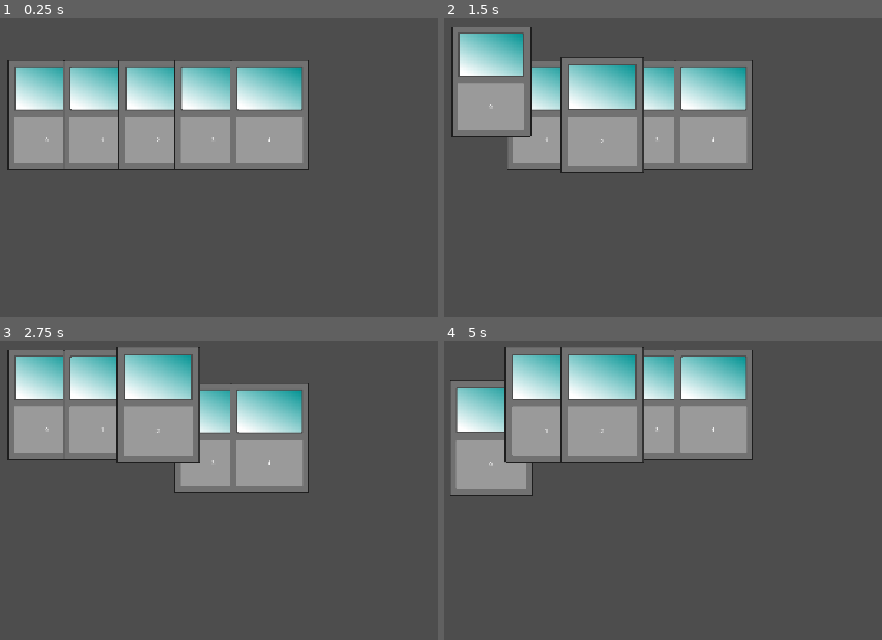
Above: before the commit, frames 1-4 (two rows, left to right).
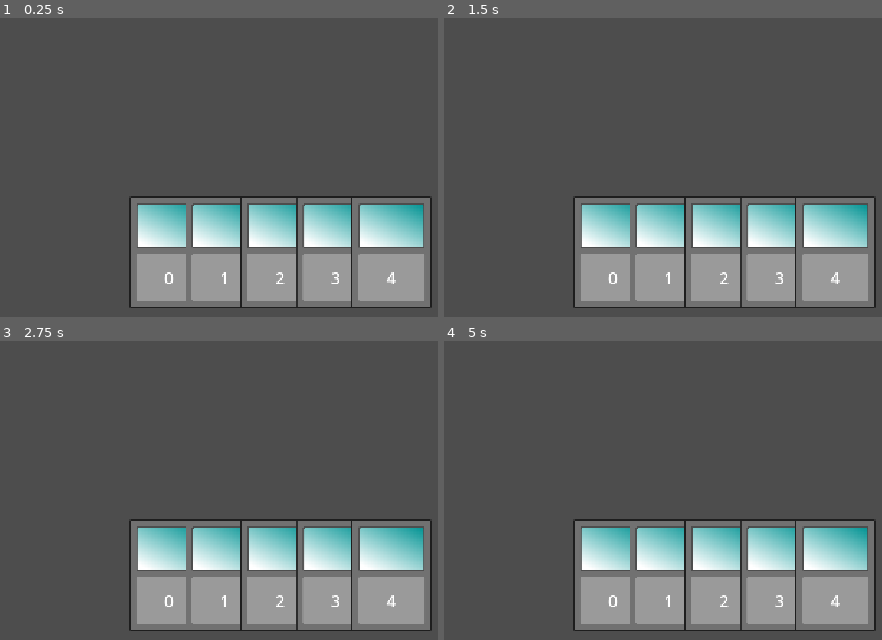
Above: after the commit, the same moments.

Repository: dompetriella/card_engine
Game: Godot game, scene res://scenes/root.tscn
The game is run twice, just before and just after one commit, with the same random seed, the same clock (stepped at 60 frames per second) and the same inputs.
Inputs (mouse positions are in pixels of both pictures, inside the frame that each line leads up to):
- Up to frame 1 (0.25 s): no input
- Up to frame 2 (1.5 s): tap Enter at 0.5 s; drag from (492, 113) to (711, 113) at 0.52 s; drag from (544, 113) to (684, 206) at 1.27 s
- Up to frame 3 (2.75 s): move the mouse to (157, 436) at 2.02 s; click (157, 436) at 2.17 s
- Up to frame 4 (5 s): tap Space at 2.75 s; drag from (658, 436) to (483, 370) at 2.77 s; drag from (711, 436) to (763, 439) at 3.52 s; drag from (483, 370) to (outside the picture) at 4.27 s

The runs differ from the first frame. In frame 1, 49% of the frame differs, in the area x 1-99%, y 14-97%; in frame 2, 51%; in frame 3, 50%; in frame 4, 51%, in the area x 1-99%, y 2-97%.

Commit message:
scaled and fixed dragging

Diff:
--- a/project.godot
+++ b/project.godot
@@ -28,6 +28,8 @@
 
 [display]
 
+window/size/mode=2
+window/size/resizable=false
 window/stretch/mode="canvas_items"
 
 [global_group]
--- a/scenes/card/card_node.tscn
+++ b/scenes/card/card_node.tscn
@@ -36,6 +36,7 @@
 offset_top = 8.0
 offset_right = 92.0
 offset_bottom = 137.0
+theme_override_font_sizes/font_size = 48
 horizontal_alignment = 1
 vertical_alignment = 1
 
--- a/scenes/root.tscn
+++ b/scenes/root.tscn
@@ -7,4 +7,16 @@
 [node name="World" type="Node2D" parent="."]
 
 [node name="CardManager" type="Node2D" parent="World" groups=["CardManager"]]
+unique_name_in_owner = true
 script = ExtResource("1_j5px3")
+
+[node name="CanvasLayer" type="CanvasLayer" parent="."]
+
+[node name="Control" type="Control" parent="CanvasLayer"]
+layout_mode = 3
+anchors_preset = 15
+anchor_right = 1.0
+anchor_bottom = 1.0
+grow_horizontal = 2
+grow_vertical = 2
+mouse_filter = 1
--- a/scripts/card_manager.gd
+++ b/scripts/card_manager.gd
@@ -1,13 +1,17 @@
 extends Node2D
 class_name CardManager
+
+const VIEWPORT_HEIGHT = 648;
+const VIEWPORT_WIDTH = 1152;
 
 const CARD_NODE: PackedScene = preload("uid://biy8302fr2vdu");
 const CARD_WIDTH: float = 80;
 const HAND_Y_OFFSET_MARGIN: float = 128;
-const DEFAULT_CARD_SCALE: Vector2 = Vector2(0.5, 0.5);\
+const DEFAULT_CARD_SCALE: Vector2 = Vector2(0.5, 0.5);
 const DEFAULT_CARD_Z_INDEX: int = 1;
 const CARD_SELECTED_Z_INDEX: int = 99;
-const CARD_SELECTED_Y_OFFSET: float = -48;
+const CARD_DRAGGING_Z_INDEX: int = 999;
+const CARD_SELECTED_Y_OFFSET: float = -32;
 # in seconds
 const TIME_BEFORE_CARD_IS_DRAGGED: float = 0.5;
 
@@ -20,15 +24,15 @@
 var selected_cards: Array[CardNode];
 var player_hand: Array[CardNode] = [];
 
-
-
 func _ready() -> void:
-	draw_starting_hand()
+	draw_starting_hand();
 
 func _process(delta: float) -> void:
 	if (card_clicked_in_memory):
 		drag_timer += delta;
 		if (drag_timer > TIME_BEFORE_CARD_IS_DRAGGED):
+			card_clicked_in_memory.z_index = CARD_DRAGGING_Z_INDEX;
+			card_clicked_in_memory.modulate = Color.LIGHT_GOLDENROD;
 			var mouse_position: Vector2 = get_global_mouse_position();
 			card_clicked_in_memory.position = mouse_position;
 
@@ -40,7 +44,8 @@
 				card_clicked_in_memory = card
 				drag_timer = 0.0  # Reset the timer when a card is clicked
 
-		else:  # Mouse button released
+		#mouse button released
+		else:
 
 			#meaning that we clicked on a card
 			if card_clicked_in_memory:
@@ -53,16 +58,45 @@
 					else:
 						selected_cards.erase(card_clicked_in_memory)
 						set_card_as_not_selected(card_clicked_in_memory)
+					card_clicked_in_memory = null
+
+					drag_timer = 0.0
 					update_player_hand_card_positions()
-
-				# Reset drag variables after releasing
-				card_clicked_in_memory = null
-				drag_timer = 0.0
-				var swap_card: CardNode = raycast_check_for_top_card();
-
-
-				update_player_hand_card_positions();
-
+				else:
+					# Reset drag variables after releasing
+					card_clicked_in_memory.modulate = Color.WHITE;
+					card_clicked_in_memory = null
+
+					drag_timer = 0.0
+					var cards_landed_on: Array[CardNode] = raycast_check_for_all_cards();
+					if (cards_landed_on.size() == 2):
+						swap_card_positions(cards_landed_on[1], cards_landed_on[0]);
+					update_player_hand_card_positions();
+
+
+
+func swap_card_positions(card_one: CardNode, card_two: CardNode) -> void:
+	var index_one: int = player_hand.find(card_one)
+	var index_two: int = player_hand.find(card_two)
+
+	# Ensure both cards exist in the array
+	if index_one == -1 or index_two == -1:
+		print("Error: One or both cards not found in player_hand")
+		return
+
+	# Perform the swap manually
+	var temp: CardNode = player_hand[index_one]
+	player_hand[index_one] = player_hand[index_two]
+	player_hand[index_two] = temp
+
+func calculate_card_order_z_index():
+	for i in range(player_hand.size()):
+		if (player_hand[i] not in selected_cards):
+			player_hand[i].z_index = 0;
+
+	for i in range(player_hand.size()):
+		if (player_hand[i] not in selected_cards):
+			player_hand[i].z_index = i+1;
 
 func raycast_check_for_top_card() -> CardNode:
 	var space_state: PhysicsDirectSpaceState2D = get_world_2d().direct_space_state;
@@ -88,30 +122,23 @@
 	return null;
 
 
-# need to check for all cards to swap dragged cards
-#func raycast_check_for_all_cards() -> Array[CardNode]:
-	#var space_state: PhysicsDirectSpaceState2D = get_world_2d().direct_space_state;
-	#var parameters: PhysicsPointQueryParameters2D = PhysicsPointQueryParameters2D.new();
-	#parameters.position = get_global_mouse_position();
-	#parameters.collide_with_areas = true;
-	#parameters.collision_mask = 1;
-	#var result: Array[Dictionary] = space_state.intersect_point(parameters);
-	#if (result.size() > 0):
-		#
-		#var highest_z_node = null
-		#var highest_z_index = -INF  # Start with the lowest possible value
-#
-		#for item in result:
-			#var card_node_check = item.collider
-			#if card_node_check != null and card_node_check.get_parent() is CardNode:
-				#var parent_node = card_node_check.get_parent()
-				#if parent_node.z_index > highest_z_index:
-					#highest_z_index = parent_node.z_index
-					#highest_z_node = parent_node
-#
-		#return highest_z_node
-			#
-	#return null;
+ #need to check for all cards to swap dragged cards
+func raycast_check_for_all_cards() -> Array[CardNode]:
+	var space_state: PhysicsDirectSpaceState2D = get_world_2d().direct_space_state;
+	var parameters: PhysicsPointQueryParameters2D = PhysicsPointQueryParameters2D.new();
+	parameters.position = get_global_mouse_position();
+	parameters.collide_with_areas = true;
+	parameters.collision_mask = 1;
+	var result: Array[Dictionary] = space_state.intersect_point(parameters);
+	var cards_clicked_on: Array[CardNode] = [];
+	if (result.size() > 0):  # Start with the lowest possible value
+
+		for item in result:
+			var card_node_check = item.collider
+			if card_node_check != null and card_node_check.get_parent() is CardNode:
+				cards_clicked_on.append(card_node_check.get_parent());
+
+	return cards_clicked_on;
 
 func draw_starting_hand() -> void:
 	for i in first_hand_draw_amount:
@@ -136,13 +163,16 @@
 func update_player_hand_card_positions() -> void:
 	for i in player_hand.size():
 		var total_width: float = (player_hand.size() - 1) * CARD_WIDTH;
-		var viewport: Vector2 = get_viewport().size;
+		var viewport: Vector2 = Vector2(VIEWPORT_WIDTH, VIEWPORT_HEIGHT);
 		var x_center: float = viewport.x / 2;
 		var selected_y_offset: float = CARD_SELECTED_Y_OFFSET if player_hand[i] in selected_cards else 0;
 		var y_position: float = viewport.y - HAND_Y_OFFSET_MARGIN + selected_y_offset;
 		var card_x_offset: float = x_center + i * CARD_WIDTH - total_width / 2;
 		var new_position =	Vector2(card_x_offset, y_position);
 		player_hand[i].global_position = new_position;
+
+		calculate_card_order_z_index();
+
 
 func _on_card_is_focused(card: CardNode):
 	if (!is_hovering_over_card):
@@ -162,20 +192,23 @@
 # for a mouse, this is what would happen in a "hover state"
 # for a controller, it'd be the current focus to click a button
 func set_card_focus_properties(card: CardNode):
-	card.z_index = CARD_SELECTED_Z_INDEX + 1;
-	card.scale = DEFAULT_CARD_SCALE * 1.05;
+	print('focused')
+	if (card not in selected_cards):
+		card.z_index = CARD_SELECTED_Z_INDEX + 1;
+		card.scale = DEFAULT_CARD_SCALE * 1.05;
 
 func set_card_unfocused_properties(card: CardNode):
-	if (card not in selected_cards):
-		card.z_index = DEFAULT_CARD_Z_INDEX;
-		card.scale = DEFAULT_CARD_SCALE;
+	card.scale = DEFAULT_CARD_SCALE;
+	calculate_card_order_z_index();
 
 func set_card_as_selected(card: CardNode):
 	card.z_index = CARD_SELECTED_Z_INDEX;
 	card.global_position.y = card.global_position.y + CARD_SELECTED_Y_OFFSET;
+	card.modulate = Color.LIGHT_GREEN;
 	print(selected_cards);
 
 func set_card_as_not_selected(card: CardNode):
 	card.global_position.y = card.global_position.y - CARD_SELECTED_Y_OFFSET;
 	card.z_index = DEFAULT_CARD_Z_INDEX;
+	card.modulate = Color.WHITE;
 	print(selected_cards);
